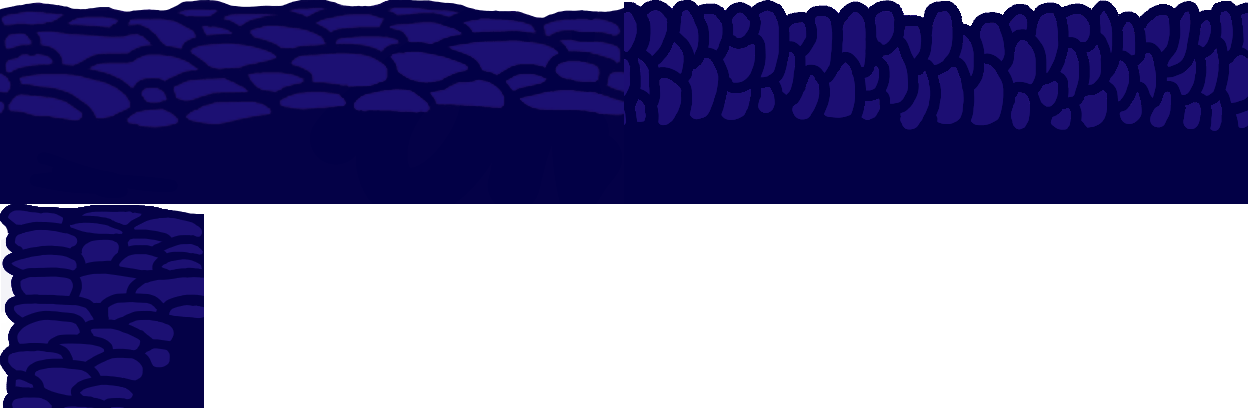
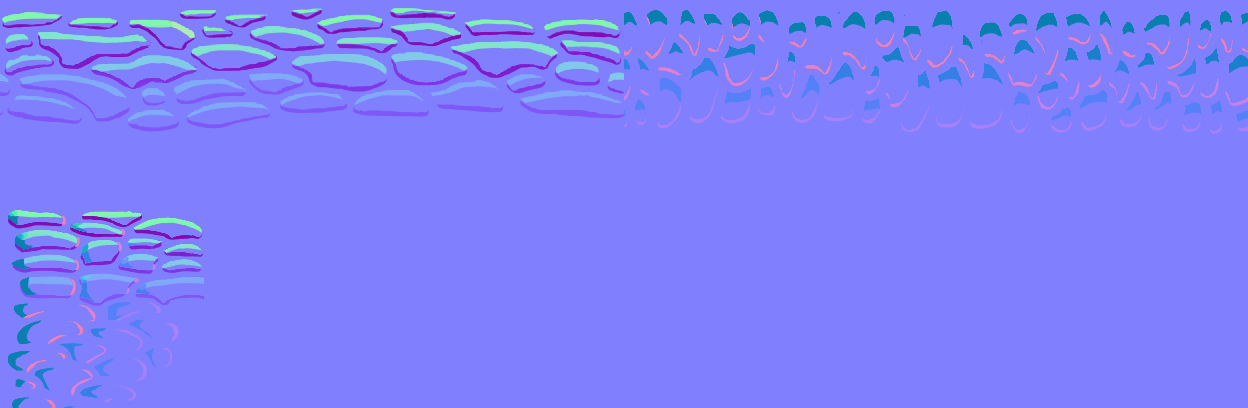
Two versions of the same layered image (1248x408). Layer-by-layer changes:
showed group "Normals group" (6 layers) over [left=0, top=0, right=1248, bottom=408]
painted on "Left top corner normals" over [left=0, top=192, right=256, bottom=408]
painted on "Ground normals" over [left=0, top=0, right=1248, bottom=380]
painted on "Wall normals" over [left=576, top=0, right=1248, bottom=256]
